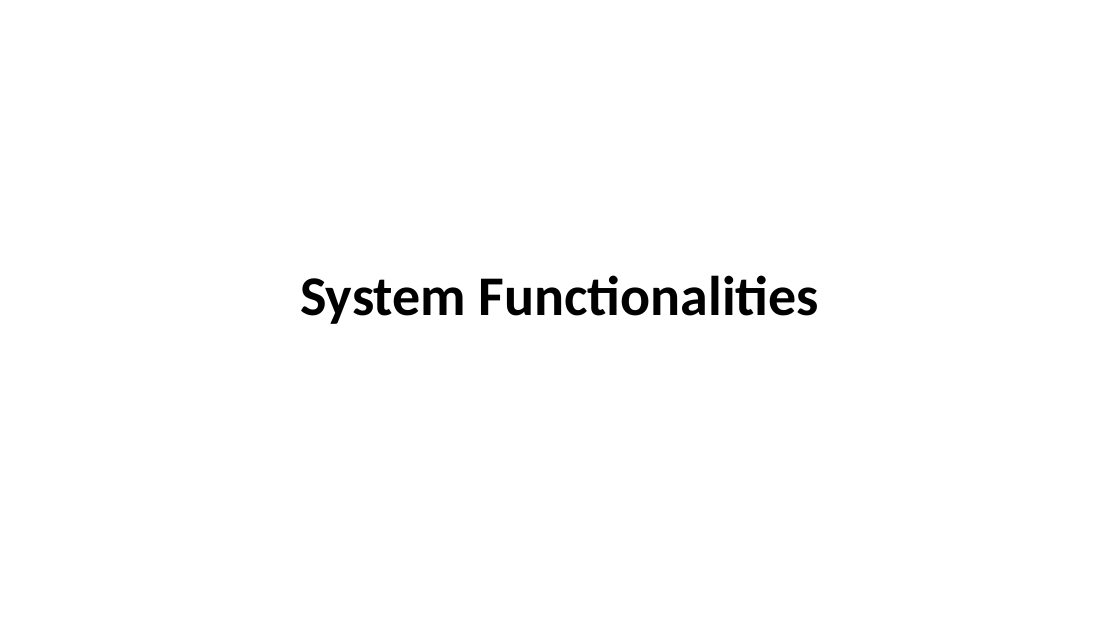
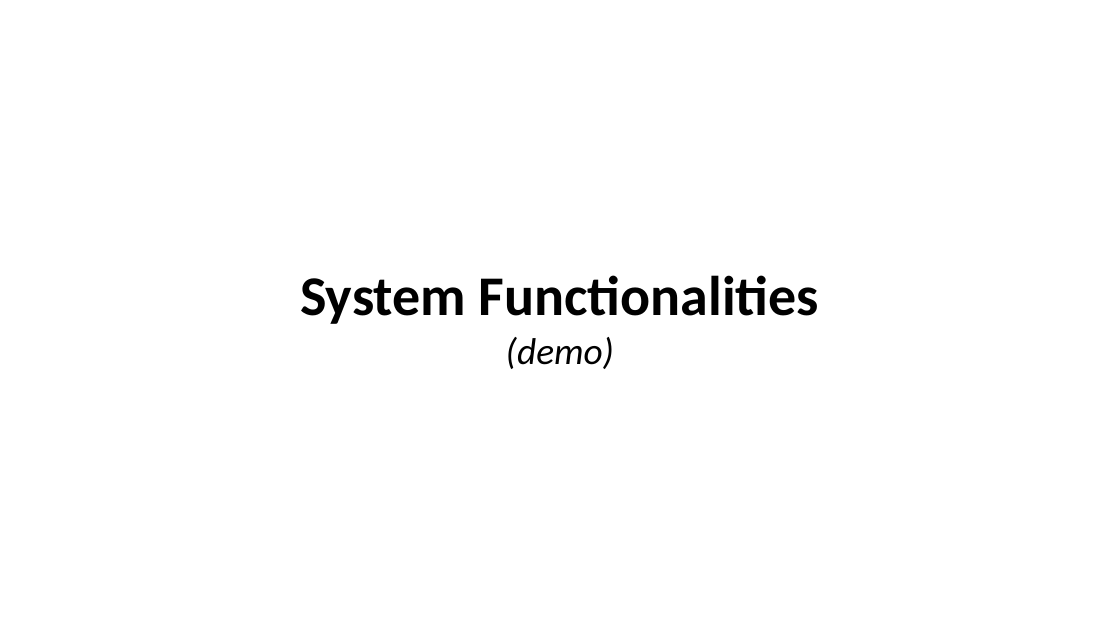
Before and after one commit to Depersonalizc/e-commerce-database, a slide deck: slide 7 of group_presentation.pptx (slide 5 before the commit). Drawn at 1120x630 pixels with LibreOffice and Linux fonts; fonts in the diff are those of the drawing. Boxes give left, top, right and bottom in pixels: in the first picture for what was removed or moved away, otherwise in the second. Text is boxed around its words. In the diff, an @@ line names an element or a change of style, - is before the commit and + after.

```diff
--- a/group_presentation.pptx
+++ b/group_presentation.pptx
@@ text at (x1=506, y1=337, x2=614, y2=369): paragraph added @@
+(demo)
```
Also in this commit, not shown: 3 other slides changed, 8 slides added, 8 other files.
